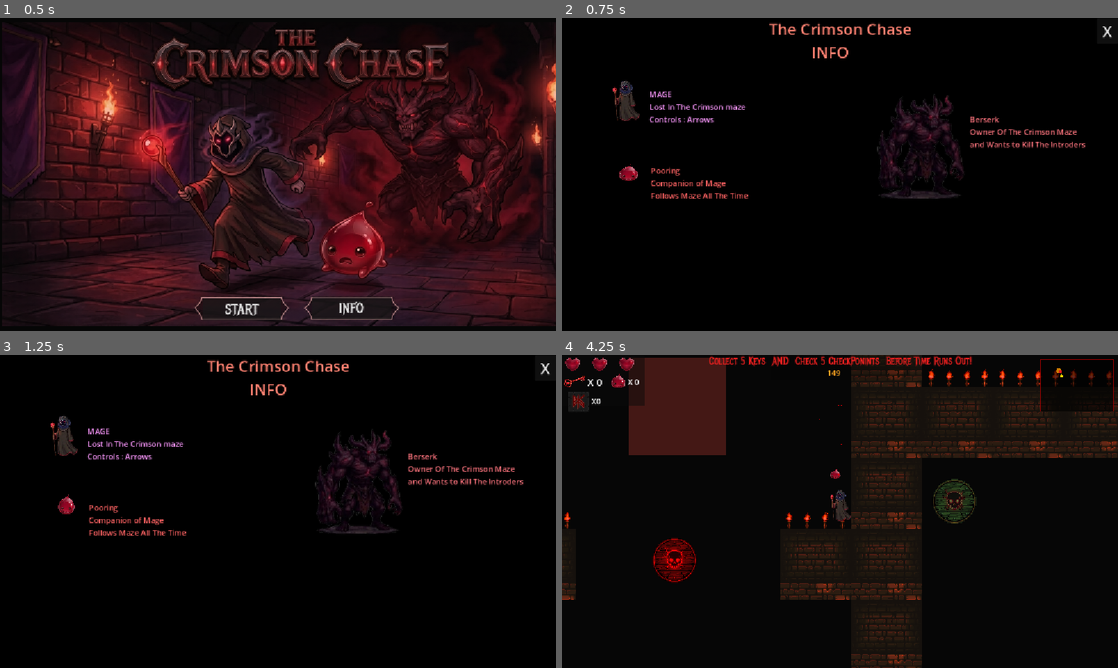
Above: before the commit, frames 1-4 (two rows, left to right).
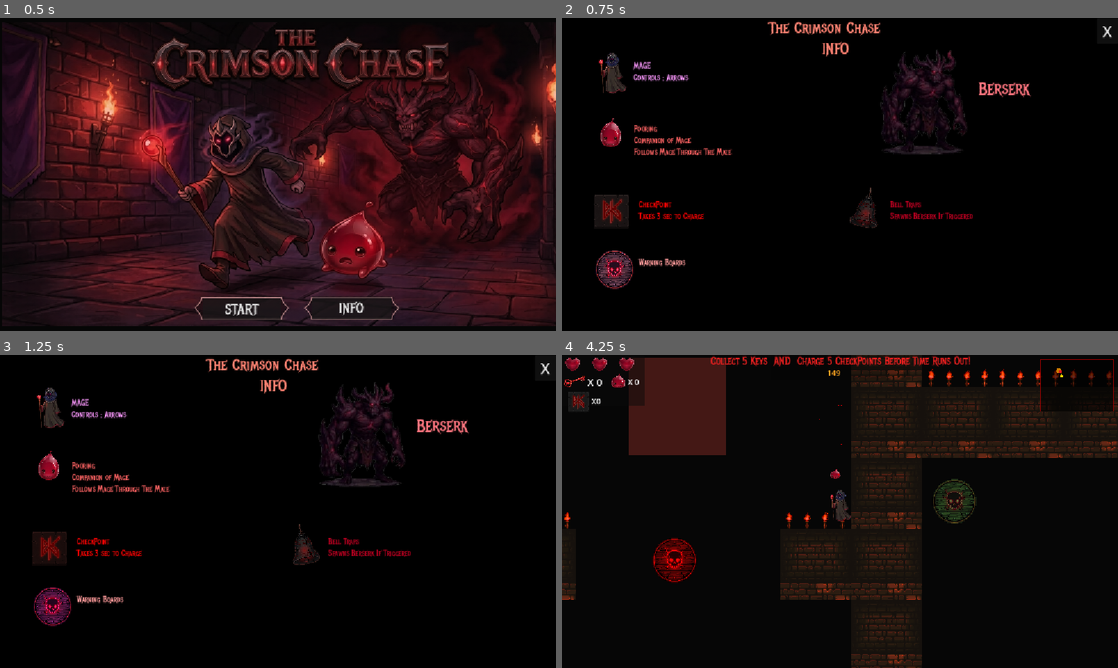
Above: after the commit, the same moments.

Repository: C-V-C-REDDY/The-Crimson-Chase
Game: Godot game, scene res://Scenes/start.tscn
The game is run twice, just before and just after one commit, with the same random seed, the same clock (stepped at 60 frames per second) and the same inputs.
Inputs:
- Up to frame 1 (0.5 s): no input
- Up to frame 2 (0.75 s): click "INFO" at 0.5 s
- Up to frame 3 (1.25 s): no input
- Up to frame 4 (4.25 s): click "X" at 1.25 s; click "START" at 2 s; hold Right (ui_right) 2.78-3.53 s; hold Down (ui_down) from 3.53 s (still down)

Frame 1 is identical in both runs. In frame 2, 8.7% of the frame differs, in the area x 5-95%, y 0-87%; in frame 3, 8.7%; in frame 4, 0.9%.

Commit message:
Crimson Chase V3 Complete

Diff:
--- a/the-crimson-chase/Scenes/audio_manager.tscn
+++ b/the-crimson-chase/Scenes/audio_manager.tscn
@@ -29,7 +29,7 @@
 unique_name_in_owner = true
 process_mode = 3
 stream = ExtResource("2_jmilc")
-volume_db = -5.0
+volume_db = -24.98
 bus = &"BGM"
 parameters/looping = true
 
--- a/the-crimson-chase/Scenes/game.tscn
+++ b/the-crimson-chase/Scenes/game.tscn
@@ -367,7 +367,6 @@
 
 [node name="MissionLabel" type="Label" parent="HUD"]
 unique_name_in_owner = true
-visible = false
 modulate = Color(0.94, 0.1222, 0.1222, 1)
 anchors_preset = 5
 anchor_left = 0.5
@@ -378,7 +377,7 @@
 grow_horizontal = 2
 theme_override_fonts/font = ExtResource("7_85qyi")
 theme_override_font_sizes/font_size = 21
-text = "Collect 5 Keys  AND  Check 5 CheckPonints  Before Time Runs Out!"
+text = "Collect 5 Keys  AND  Charge 5 CheckPoints Before Time Runs Out!"
 
 [node name="MissionBg" type="ColorRect" parent="HUD"]
 unique_name_in_owner = true
@@ -787,6 +786,11 @@
 position = Vector2(1973, 545)
 board_message = "Beware of Invisible Walls "
 
+[node name="WarningBoard9" parent="." instance=ExtResource("11_o5yvi")]
+modulate = Color(0.39, 0.51000005, 0.75, 1)
+position = Vector2(2031, 1473)
+board_message = "Beware of Invisible Walls "
+
 [node name="WarningBoard6" parent="." instance=ExtResource("11_o5yvi")]
 modulate = Color(0.79545844, 0.85, 0.19550002, 1)
 position = Vector2(1319, 497)
@@ -795,7 +799,7 @@
 [node name="WarningBoard7" parent="." instance=ExtResource("11_o5yvi")]
 modulate = Color(0.79545844, 0.85, 0.19550002, 1)
 position = Vector2(2094, 1301)
-board_message = "Stay Near Chaeck Point For 3 seconds To Charge It !"
+board_message = "Stay Near Check Point For 3 sec To Charge It !"
 
 [node name="Checkpoints" type="Node2D" parent="."]
 
--- a/the-crimson-chase/Scenes/info.tscn
+++ b/the-crimson-chase/Scenes/info.tscn
@@ -1,9 +1,13 @@
-[gd_scene load_steps=8 format=3 uid="uid://cb0n6mtwufhtf"]
+[gd_scene load_steps=12 format=3 uid="uid://cb0n6mtwufhtf"]
 
 [ext_resource type="Script" uid="uid://c60rqkbpyau0j" path="res://Scripts/info.gd" id="1_ahul7"]
 [ext_resource type="Texture2D" uid="uid://dpett7s2p86p7" path="res://Assets/sprites/MC.png" id="1_qjrxf"]
 [ext_resource type="Texture2D" uid="uid://b2eluw0rsoga8" path="res://Assets/sprites/Pooring.png" id="2_ahul7"]
+[ext_resource type="FontFile" uid="uid://be4e7wqywc6x1" path="res://Assets/fount/MetalMania-Regular.ttf" id="2_vq2vp"]
 [ext_resource type="Texture2D" uid="uid://vels8kcfx1ja" path="res://Assets/sprites/Berserk.png" id="3_wjprj"]
+[ext_resource type="Texture2D" uid="uid://c18dru44nfnwg" path="res://Assets/sprites/bell.png" id="5_v0v1k"]
+[ext_resource type="Texture2D" uid="uid://bpn8dk71mh5yk" path="res://Assets/sprites/Checkpoint.png" id="6_vq2vp"]
+[ext_resource type="Texture2D" uid="uid://de7uc1gnfng4c" path="res://Assets/sprites/warning.png" id="7_ss1f6"]
 
 [sub_resource type="Animation" id="Animation_v0v1k"]
 length = 0.001
@@ -17,43 +21,91 @@
 "times": PackedFloat32Array(0),
 "transitions": PackedFloat32Array(1),
 "update": 0,
-"values": [Vector2(131.00002, 178)]
+"values": [Vector2(103, 121)]
 }
 tracks/1/type = "value"
 tracks/1/imported = false
 tracks/1/enabled = true
-tracks/1/path = NodePath("Berserk:position")
+tracks/1/path = NodePath("Pooring:position")
 tracks/1/interp = 1
 tracks/1/loop_wrap = true
 tracks/1/keys = {
 "times": PackedFloat32Array(0),
 "transitions": PackedFloat32Array(1),
 "update": 0,
-"values": [Vector2(739.00006, 362)]
+"values": [Vector2(100, 242)]
 }
 tracks/2/type = "value"
 tracks/2/imported = false
 tracks/2/enabled = true
-tracks/2/path = NodePath("Pooring:scale")
+tracks/2/path = NodePath("Berserk:position")
 tracks/2/interp = 1
 tracks/2/loop_wrap = true
 tracks/2/keys = {
 "times": PackedFloat32Array(0),
 "transitions": PackedFloat32Array(1),
 "update": 0,
-"values": [Vector2(0.1, 0.15)]
+"values": [Vector2(745.00006, 273.00003)]
 }
 tracks/3/type = "value"
 tracks/3/imported = false
 tracks/3/enabled = true
-tracks/3/path = NodePath("Pooring:position")
+tracks/3/path = NodePath("Sprite2D2:position")
 tracks/3/interp = 1
 tracks/3/loop_wrap = true
 tracks/3/keys = {
 "times": PackedFloat32Array(0),
 "transitions": PackedFloat32Array(1),
 "update": 0,
-"values": [Vector2(137, 327)]
+"values": [Vector2(103, 402)]
+}
+tracks/4/type = "value"
+tracks/4/imported = false
+tracks/4/enabled = true
+tracks/4/path = NodePath("Sprite2D3:position")
+tracks/4/interp = 1
+tracks/4/loop_wrap = true
+tracks/4/keys = {
+"times": PackedFloat32Array(0),
+"transitions": PackedFloat32Array(1),
+"update": 0,
+"values": [Vector2(109, 521)]
+}
+tracks/5/type = "value"
+tracks/5/imported = false
+tracks/5/enabled = true
+tracks/5/path = NodePath("Sprite2D2:modulate")
+tracks/5/interp = 1
+tracks/5/loop_wrap = true
+tracks/5/keys = {
+"times": PackedFloat32Array(0),
+"transitions": PackedFloat32Array(1),
+"update": 0,
+"values": [Color(0.99999994, 0.28730667, 0.22523719, 1)]
+}
+tracks/6/type = "value"
+tracks/6/imported = false
+tracks/6/enabled = true
+tracks/6/path = NodePath("Sprite2D3:modulate")
+tracks/6/interp = 1
+tracks/6/loop_wrap = true
+tracks/6/keys = {
+"times": PackedFloat32Array(0),
+"transitions": PackedFloat32Array(1),
+"update": 0,
+"values": [Color(1, 0, 1, 1)]
+}
+tracks/7/type = "value"
+tracks/7/imported = false
+tracks/7/enabled = true
+tracks/7/path = NodePath("Sprite2D:rotation")
+tracks/7/interp = 1
+tracks/7/loop_wrap = true
+tracks/7/keys = {
+"times": PackedFloat32Array(0),
+"transitions": PackedFloat32Array(1),
+"update": 0,
+"values": [0.5235988]
 }
 
 [sub_resource type="Animation" id="Animation_nmlck"]
@@ -69,43 +121,91 @@
 "times": PackedFloat32Array(0, 0.5, 1),
 "transitions": PackedFloat32Array(1, 1, 1),
 "update": 0,
-"values": [Vector2(131.00002, 178), Vector2(131, 168), Vector2(131, 178)]
+"values": [Vector2(103, 121), Vector2(103, 110), Vector2(103, 121)]
 }
 tracks/1/type = "value"
 tracks/1/imported = false
 tracks/1/enabled = true
-tracks/1/path = NodePath("Berserk:position")
+tracks/1/path = NodePath("Pooring:position")
 tracks/1/interp = 1
 tracks/1/loop_wrap = true
 tracks/1/keys = {
 "times": PackedFloat32Array(0, 0.5, 1),
 "transitions": PackedFloat32Array(1, 1, 1),
 "update": 0,
-"values": [Vector2(739.00006, 362), Vector2(739, 352), Vector2(739, 362)]
+"values": [Vector2(100, 242), Vector2(100, 220), Vector2(100, 242)]
 }
 tracks/2/type = "value"
 tracks/2/imported = false
 tracks/2/enabled = true
-tracks/2/path = NodePath("Pooring:scale")
+tracks/2/path = NodePath("Berserk:position")
 tracks/2/interp = 1
 tracks/2/loop_wrap = true
 tracks/2/keys = {
-"times": PackedFloat32Array(0.5, 1),
-"transitions": PackedFloat32Array(1, 1),
-"update": 0,
-"values": [Vector2(0.1, 0.15), Vector2(0.15, 0.1)]
+"times": PackedFloat32Array(0, 0.5, 1),
+"transitions": PackedFloat32Array(1, 1, 1),
+"update": 0,
+"values": [Vector2(745.00006, 273.00003), Vector2(745, 250), Vector2(745.00006, 273.00003)]
 }
 tracks/3/type = "value"
 tracks/3/imported = false
 tracks/3/enabled = true
-tracks/3/path = NodePath("Pooring:position")
+tracks/3/path = NodePath("Sprite2D2:position")
 tracks/3/interp = 1
 tracks/3/loop_wrap = true
 tracks/3/keys = {
+"times": PackedFloat32Array(0),
+"transitions": PackedFloat32Array(1),
+"update": 0,
+"values": [Vector2(103, 402)]
+}
+tracks/4/type = "value"
+tracks/4/imported = false
+tracks/4/enabled = true
+tracks/4/path = NodePath("Sprite2D3:position")
+tracks/4/interp = 1
+tracks/4/loop_wrap = true
+tracks/4/keys = {
+"times": PackedFloat32Array(0),
+"transitions": PackedFloat32Array(1),
+"update": 0,
+"values": [Vector2(109, 521)]
+}
+tracks/5/type = "value"
+tracks/5/imported = false
+tracks/5/enabled = true
+tracks/5/path = NodePath("Sprite2D2:modulate")
+tracks/5/interp = 1
+tracks/5/loop_wrap = true
+tracks/5/keys = {
+"times": PackedFloat32Array(0.5, 1),
+"transitions": PackedFloat32Array(1, 1),
+"update": 0,
+"values": [Color(0.99999994, 0.28730667, 0.22523719, 1), Color(1, 1, 1, 1)]
+}
+tracks/6/type = "value"
+tracks/6/imported = false
+tracks/6/enabled = true
+tracks/6/path = NodePath("Sprite2D3:modulate")
+tracks/6/interp = 1
+tracks/6/loop_wrap = true
+tracks/6/keys = {
+"times": PackedFloat32Array(0.5, 1),
+"transitions": PackedFloat32Array(1, 1),
+"update": 0,
+"values": [Color(1, 0, 1, 1), Color(1, 1, 1, 1)]
+}
+tracks/7/type = "value"
+tracks/7/imported = false
+tracks/7/enabled = true
+tracks/7/path = NodePath("Sprite2D:rotation")
+tracks/7/interp = 1
+tracks/7/loop_wrap = true
+tracks/7/keys = {
 "times": PackedFloat32Array(0, 0.5, 1),
 "transitions": PackedFloat32Array(1, 1, 1),
 "update": 0,
-"values": [Vector2(137, 327), Vector2(137, 300), Vector2(137, 327)]
+"values": [0.5235988, -0.5235988, 0.5235988]
 }
 
 [sub_resource type="AnimationLibrary" id="AnimationLibrary_vq2vp"]
@@ -116,6 +216,7 @@
 
 [node name="INFO" type="Node"]
 script = ExtResource("1_ahul7")
+metadata/_edit_horizontal_guides_ = [-3.0]
 
 [node name="ColorRect" type="ColorRect" parent="."]
 anchors_preset = 15
@@ -134,45 +235,48 @@
 offset_right = 147.5
 offset_bottom = 93.0
 grow_horizontal = 2
+theme_override_fonts/font = ExtResource("2_vq2vp")
 theme_override_font_sizes/font_size = 32
 text = "The Crimson Chase
            INFO"
 
 [node name="Mc" type="Sprite2D" parent="."]
-position = Vector2(131.00002, 178)
+position = Vector2(103, 121)
 scale = Vector2(0.3, 0.3)
 texture = ExtResource("1_qjrxf")
 
 [node name="Pooring" type="Sprite2D" parent="."]
-position = Vector2(137, 327)
-scale = Vector2(0.1, 0.15)
+position = Vector2(100, 242)
+scale = Vector2(0.15, 0.2)
 texture = ExtResource("2_ahul7")
 
 [node name="Label3" type="Label" parent="."]
 modulate = Color(1, 0.39, 0.39, 1)
-offset_left = 184.0
-offset_top = 304.0
-offset_right = 224.0
-offset_bottom = 327.0
+offset_left = 149.0
+offset_top = 219.0
+offset_right = 355.0
+offset_bottom = 294.0
+theme_override_fonts/font = ExtResource("2_vq2vp")
 text = "Pooring
 Companion of Mage
-Follows Maze All The Time "
+Follows Mage Through The Maze"
 
 [node name="Berserk" type="Sprite2D" parent="."]
-position = Vector2(739.00006, 362)
+position = Vector2(745.00006, 273.00003)
 scale = Vector2(1.3, 1.3)
 texture = ExtResource("3_wjprj")
 hframes = 4
 
 [node name="Label4" type="Label" parent="."]
 modulate = Color(1, 0.45882353, 0.49803922, 1)
-offset_left = 845.0
-offset_top = 198.0
-offset_right = 1084.0
-offset_bottom = 273.0
+offset_left = 863.0
+offset_top = 124.0
+offset_right = 1102.0
+offset_bottom = 227.0
+theme_override_fonts/font = ExtResource("2_vq2vp")
+theme_override_font_sizes/font_size = 36
 text = "Berserk
-Owner Of The Crimson Maze
-and Wants to Kill The Introders"
+"
 
 [node name="Button" type="Button" parent="."]
 offset_left = 1108.0
@@ -190,12 +294,59 @@
 
 [node name="Label2" type="Label" parent="."]
 modulate = Color(0.99150485, 0.5982564, 1, 1)
-offset_left = 181.0
-offset_top = 146.0
-offset_right = 399.0
-offset_bottom = 195.0
+offset_left = 148.0
+offset_top = 89.0
+offset_right = 366.0
+offset_bottom = 164.0
+theme_override_fonts/font = ExtResource("2_vq2vp")
 text = "MAGE
-Lost In The Crimson maze
 Controls : Arrows "
 
+[node name="Sprite2D" type="Sprite2D" parent="."]
+position = Vector2(630, 400)
+rotation = 0.5235988
+scale = Vector2(0.2, 0.2)
+texture = ExtResource("5_v0v1k")
+
+[node name="Sprite2D2" type="Sprite2D" parent="."]
+modulate = Color(0.99999994, 0.28730667, 0.22523719, 1)
+position = Vector2(103, 402)
+scale = Vector2(0.25, 0.25)
+texture = ExtResource("6_vq2vp")
+
+[node name="Sprite2D3" type="Sprite2D" parent="."]
+modulate = Color(1, 0, 1, 1)
+position = Vector2(109, 521)
+scale = Vector2(0.2, 0.2)
+texture = ExtResource("7_ss1f6")
+
+[node name="Label5" type="Label" parent="."]
+modulate = Color(1, 0.00999999, 0.00999999, 1)
+offset_left = 159.0
+offset_top = 376.0
+offset_right = 325.0
+offset_bottom = 425.0
+theme_override_fonts/font = ExtResource("2_vq2vp")
+text = "CheckPoint
+Takes 3 sec to Charge"
+
+[node name="Label6" type="Label" parent="."]
+modulate = Color(1, 0.61, 0.61, 1)
+offset_left = 159.0
+offset_top = 496.0
+offset_right = 283.0
+offset_bottom = 519.0
+theme_override_fonts/font = ExtResource("2_vq2vp")
+text = "Warning Boards"
+
+[node name="Label7" type="Label" parent="."]
+modulate = Color(0.72251534, 0, 0.12515476, 1)
+offset_left = 680.0
+offset_top = 376.0
+offset_right = 891.0
+offset_bottom = 425.0
+theme_override_fonts/font = ExtResource("2_vq2vp")
+text = "Bell Traps
+Spawns Berserk If Triggered "
+
 [connection signal="pressed" from="Button" to="." method="_on_button_pressed"]
--- a/the-crimson-chase/Scripts/audio_manager.gd
+++ b/the-crimson-chase/Scripts/audio_manager.gd
@@ -56,6 +56,14 @@
 
 func play_berserk_laugh():
 	%Berserk_Skill_Sfx.play()
+	await get_tree().create_timer(3.0).timeout
+	%Berserk_Skill_Sfx.play()
+	await get_tree().create_timer(3.0).timeout
+	%Berserk_Skill_Sfx.play()
+	await get_tree().create_timer(3.0).timeout
+	%Berserk_Skill_Sfx.play()
+	await get_tree().create_timer(3.0).timeout
+	%Berserk_Skill_Sfx
 
 
 func play_stealth_sfx():
--- a/the-crimson-chase/Scripts/berserk.gd
+++ b/the-crimson-chase/Scripts/berserk.gd
@@ -118,7 +118,7 @@
 
 
 func _on_boss_mode() -> void:
-	speed *= 1.6
+	speed *= 1.8
 	print("boss mode recieved by berserk")
 	print("berserk state is now :", current_state)
 	current_state = State.CHASING
--- a/the-crimson-chase/Scripts/mission_manager.gd
+++ b/the-crimson-chase/Scripts/mission_manager.gd
@@ -71,6 +71,7 @@
 	if boss_active:
 		return
 	AudioManager.switch_to_boss_bgm()
+	AudioManager.play_berserk_laugh()
 	current_phase = Phase.BOSS
 	boss_active = true
 	print("phase is :", current_phase)
--- a/the-crimson-chase/Scripts/warning_board.gd
+++ b/the-crimson-chase/Scripts/warning_board.gd
@@ -9,6 +9,8 @@
 func _on_area_2d_body_entered(body: Node2D) -> void:
 	if triggered:
 		return
+	if MissionManager.boss_active:
+		return
 	if body.name == "Player":
 		triggered = true
 	get_tree().get_first_node_in_group("game").warning_toast(board_message)
Not shown, added: The Crimson Chase V1/The_Crimson_Chase_V3.zip
Not shown, changed: The Crimson Chase V1/index.html
Not shown, changed: The Crimson Chase V1/index.pck
